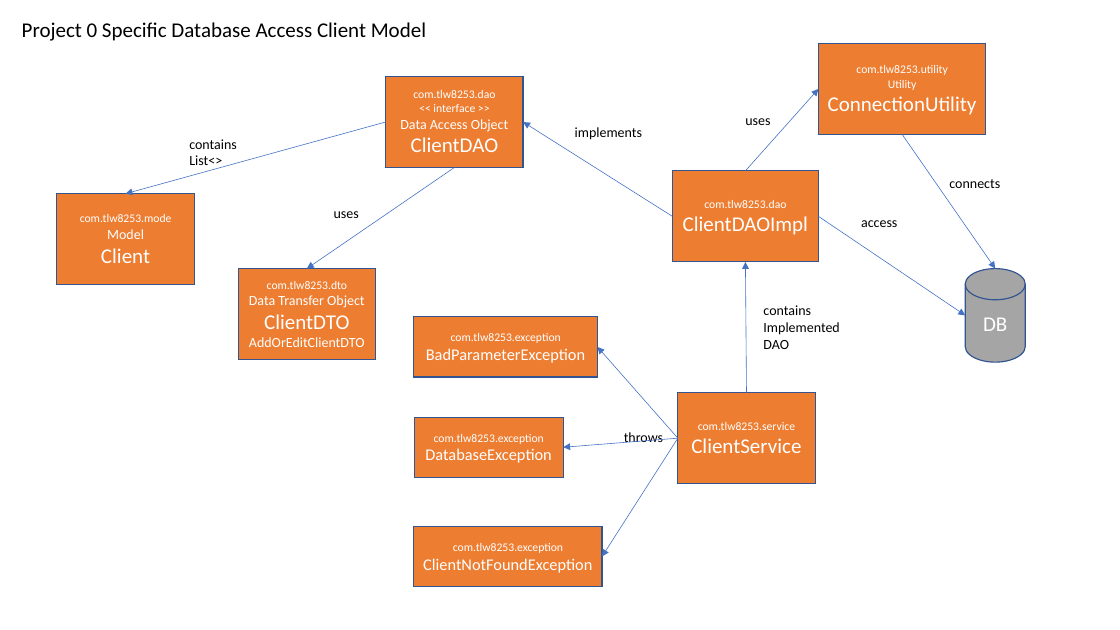
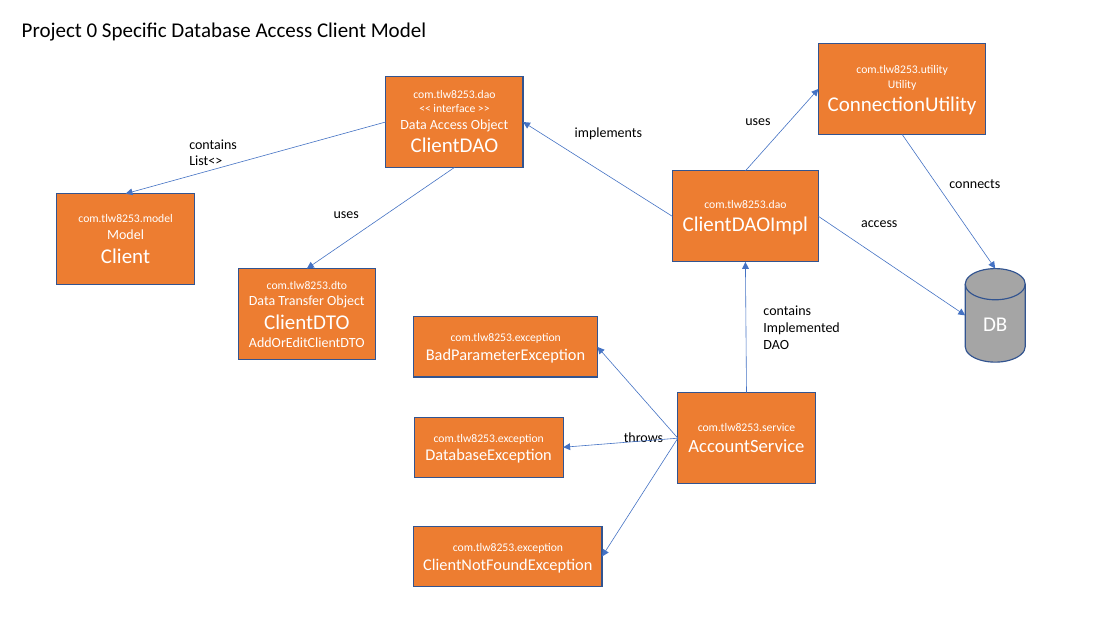
Before and after one commit to tlw8253/Project-0, a slide deck: slide 4 of docs/Project 0.pptx. Drawn at 1120x630 pixels with LibreOffice and Linux fonts; fonts in the diff are those of the drawing. Boxes give left, top, right and bottom in pixels: in the first picture for what was removed or moved away, otherwise in the second. Text is boxed around its words. In the diff, an @@ line names an element or a change of style, - is before the commit and + after.

```diff
--- a/docs/Project 0.pptx
+++ b/docs/Project 0.pptx
@@ text in rectangle at (78,214,172,222): text changed @@
-com.tlw8253.mode
+com.tlw8253.model
@@ text in rectangle at (688,439,804,452): text changed; size 18 to 16 pt @@
-ClientService
+AccountService
```
Also in this commit, not shown: 1 slide added, 11 other files.
